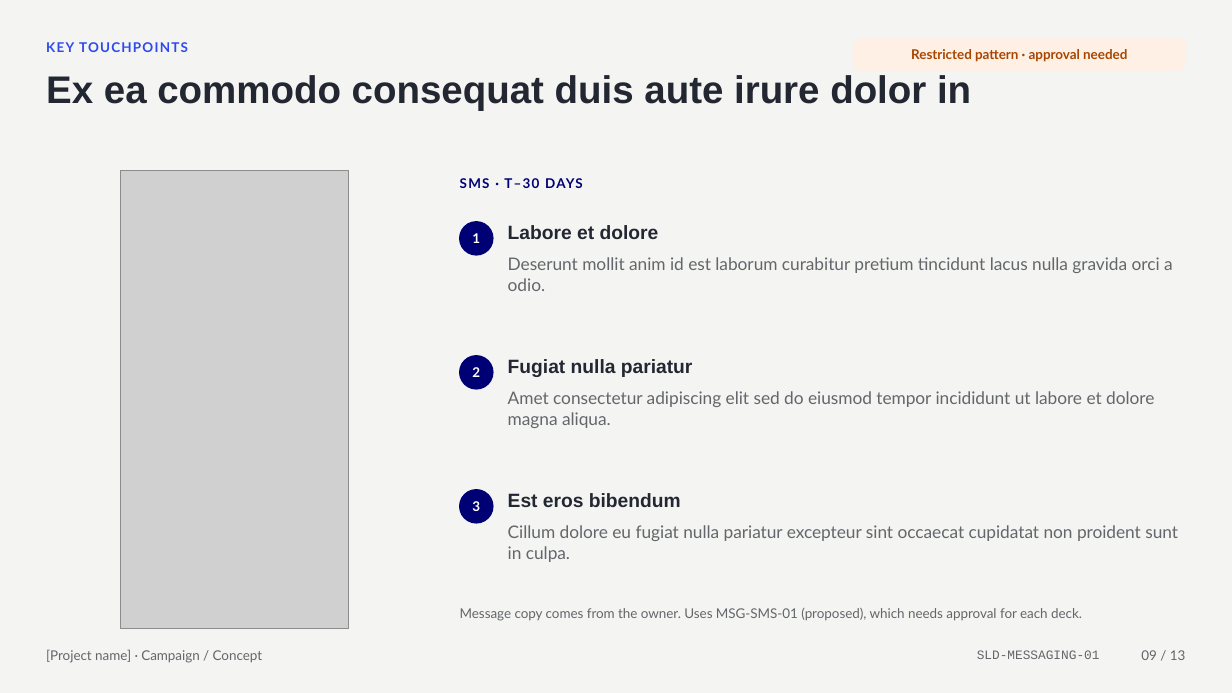
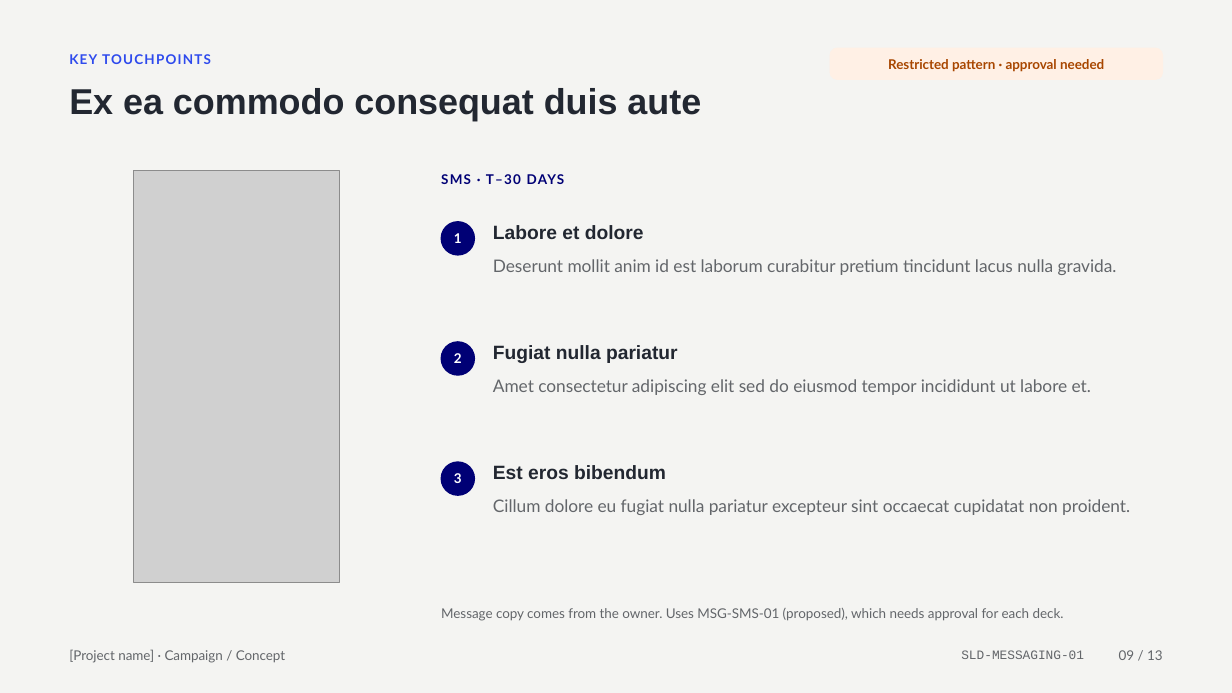
Before and after one commit to rajesh171812/storyloom.ai, a slide deck: slide 9 of downloads/templates/Template_Campaign_Concept_v1.pptx. Drawn at 1232x693 pixels with LibreOffice and Linux fonts; fonts in the diff are those of the drawing; grey boxes stand for pictures. Boxes give left, top, right and bottom in pixels: in the first picture for what was removed or moved away, otherwise in the second. Text is boxed around its words. In the diff, an @@ line names an element or a change of style, - is before the commit and + after.

```diff
--- a/downloads/templates/Template_Campaign_Concept_v1.pptx
+++ b/downloads/templates/Template_Campaign_Concept_v1.pptx
@@ text "KEY TOUCHPOINTS": place and size @@
-text "KEY TOUCHPOINTS" at [46,42,188,52]
+text "KEY TOUCHPOINTS" at [69,54,211,64]
@@ text "Restricted pattern · approval needed": place and size @@
-text "Restricted pattern · approval needed" at [911,49,1127,62]
+text "Restricted pattern · approval needed" at [888,59,1104,72]
@@ rounded rectangle: place and size @@
-rounded rectangle at [853,39,1186,70]
+rounded rectangle at [830,48,1163,79]
@@ text at [69,88,701,121]: text changed; size 30 to 28 pt @@
-Ex ea commodo consequat duis aute irure dolor in
+Ex ea commodo consequat duis aute
@@ picture: place and size @@
-picture at [120,171,349,628]
+picture at [134,171,340,582]
@@ text "SMS · T–30 DAYS": place and size @@
-text "SMS · T–30 DAYS" at [460,178,583,188]
+text "SMS · T–30 DAYS" at [441,174,565,184]
@@ text "1": place and size @@
-text "1" at [472,233,480,243]
+text "1" at [454,233,462,243]
@@ ellipse: place and size @@
-ellipse at [459,222,493,255]
+ellipse at [442,222,475,255]
@@ text "Labore et dolore": place and size @@
-text "Labore et dolore" at [508,225,659,239]
+text "Labore et dolore" at [493,225,644,239]
@@ text at [493,259,1117,275]: text changed @@
-Deserunt mollit anim id est laborum curabitur pretium tincidunt lacus nulla gravida orci a odio.
+Deserunt mollit anim id est laborum curabitur pretium tincidunt lacus nulla gravida.
@@ text "2": place and size @@
-text "2" at [472,367,480,377]
+text "2" at [454,353,462,363]
@@ ellipse: place and size @@
-ellipse at [459,356,493,389]
+ellipse at [442,342,475,375]
@@ text "Fugiat nulla pariatur": place and size @@
-text "Fugiat nulla pariatur" at [508,359,693,377]
+text "Fugiat nulla pariatur" at [493,345,678,363]
@@ text at [493,379,1091,395]: text changed @@
-Amet consectetur adipiscing elit sed do eiusmod tempor incididunt ut labore et dolore magna aliqua.
+Amet consectetur adipiscing elit sed do eiusmod tempor incididunt ut labore et.
@@ text "3": place and size @@
-text "3" at [472,501,480,511]
+text "3" at [454,473,462,483]
@@ ellipse: place and size @@
-ellipse at [459,490,493,523]
+ellipse at [442,462,475,495]
@@ text "Est eros bibendum": place and size @@
-text "Est eros bibendum" at [508,493,681,507]
+text "Est eros bibendum" at [493,465,666,479]
@@ text at [493,499,1130,515]: text changed @@
-Cillum dolore eu fugiat nulla pariatur excepteur sint occaecat cupidatat non proident sunt in culpa.
+Cillum dolore eu fugiat nulla pariatur excepteur sint occaecat cupidatat non proident.
@@ text "Message copy comes from the ...": place and size @@
-text "Message copy comes from the ..." at [460,608,1082,621]
+text "Message copy comes from the ..." at [441,608,1064,621]
@@ text "[Project name] · Campaign / ...": place and size @@
-text "[Project name] · Campaign / ..." at [46,649,262,663]
+text "[Project name] · Campaign / ..." at [69,649,285,663]
@@ text "SLD-MESSAGING-01": place and size @@
-text "SLD-MESSAGING-01" at [977,650,1100,659]
+text "SLD-MESSAGING-01" at [961,650,1084,659]
@@ text "09 / 13": place and size @@
-text "09 / 13" at [1141,650,1186,660]
+text "09 / 13" at [1119,650,1163,660]
```
Also in this commit, not shown: 12 other slides changed, 16 other files.
